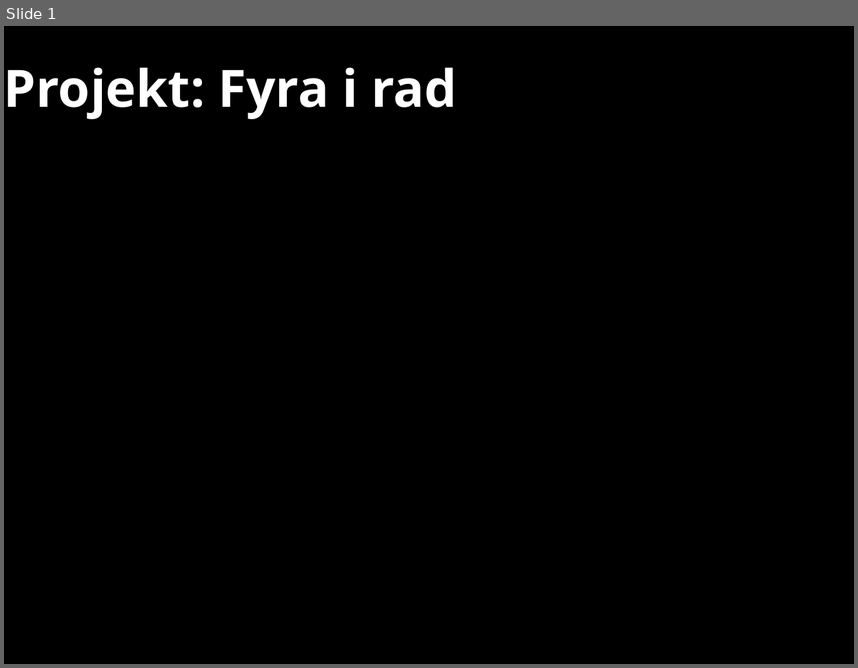
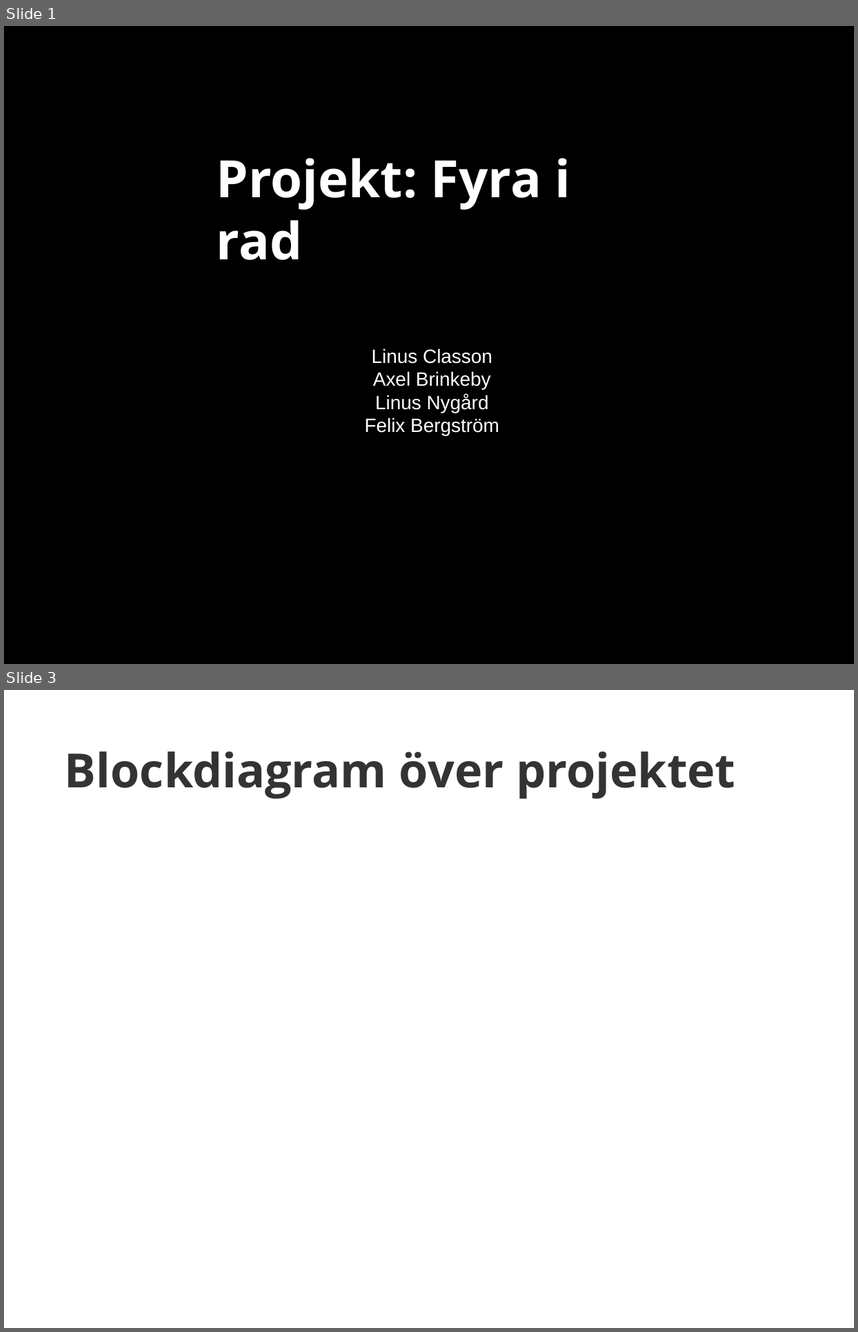
Before and after one commit to Leczez/TSIU51, a slide deck: Dokument/Mikrodatorprojekt Presentation.pptx. Shown one above the other, each under a label of ours: slide 1 before the commit, slides 1 and 3 after it; the slides between them are not shown. The pictures are 858x668 and 858x1332 pixels, drawn with LibreOffice and Linux fonts; fonts in the diff are those of the drawing; background and template pictures are left out. Boxes give left, top, right and bottom in pixels: in the first picture for what was removed or moved away, otherwise in the second. Text is boxed around its words. In the diff, an @@ line names an element or a change of style, - is before the commit and + after.

```diff
--- a/Dokument/Mikrodatorprojekt Presentation.pptx
+++ b/Dokument/Mikrodatorprojekt Presentation.pptx
@@ slide 3 added at bbox=[4, 690, 854, 1328], background #FFFFFF @@
@@ text added at bbox=[65, 751, 736, 799], 44 pt, text #333333, bold @@
+Blockdiagram över projektet
@@ slide 1 changed as well @@
@@ text "Projekt: Fyra i rad" rewrapped from bbox=[4, 67, 457, 119] to bbox=[217, 158, 570, 260] @@
@@ text added at bbox=[365, 348, 499, 435], 18 pt, text #FFFFFF @@
+Linus Classon
+Axel Brinkeby
+Linus Nygård
+Felix Bergström
```
Also in this commit, not shown: 5 other slides changed, 4 other slides added, 2 slides removed.
